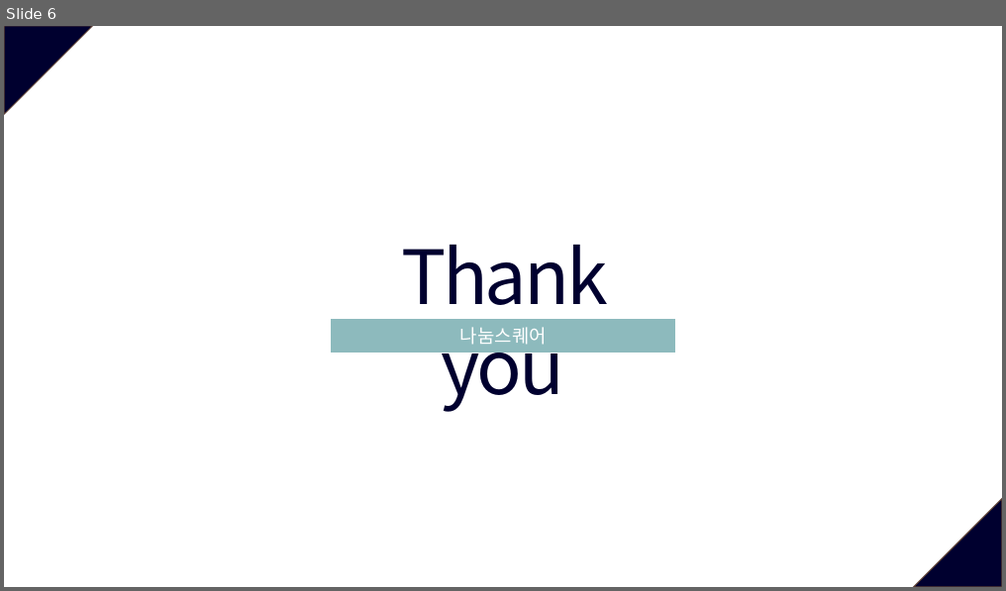
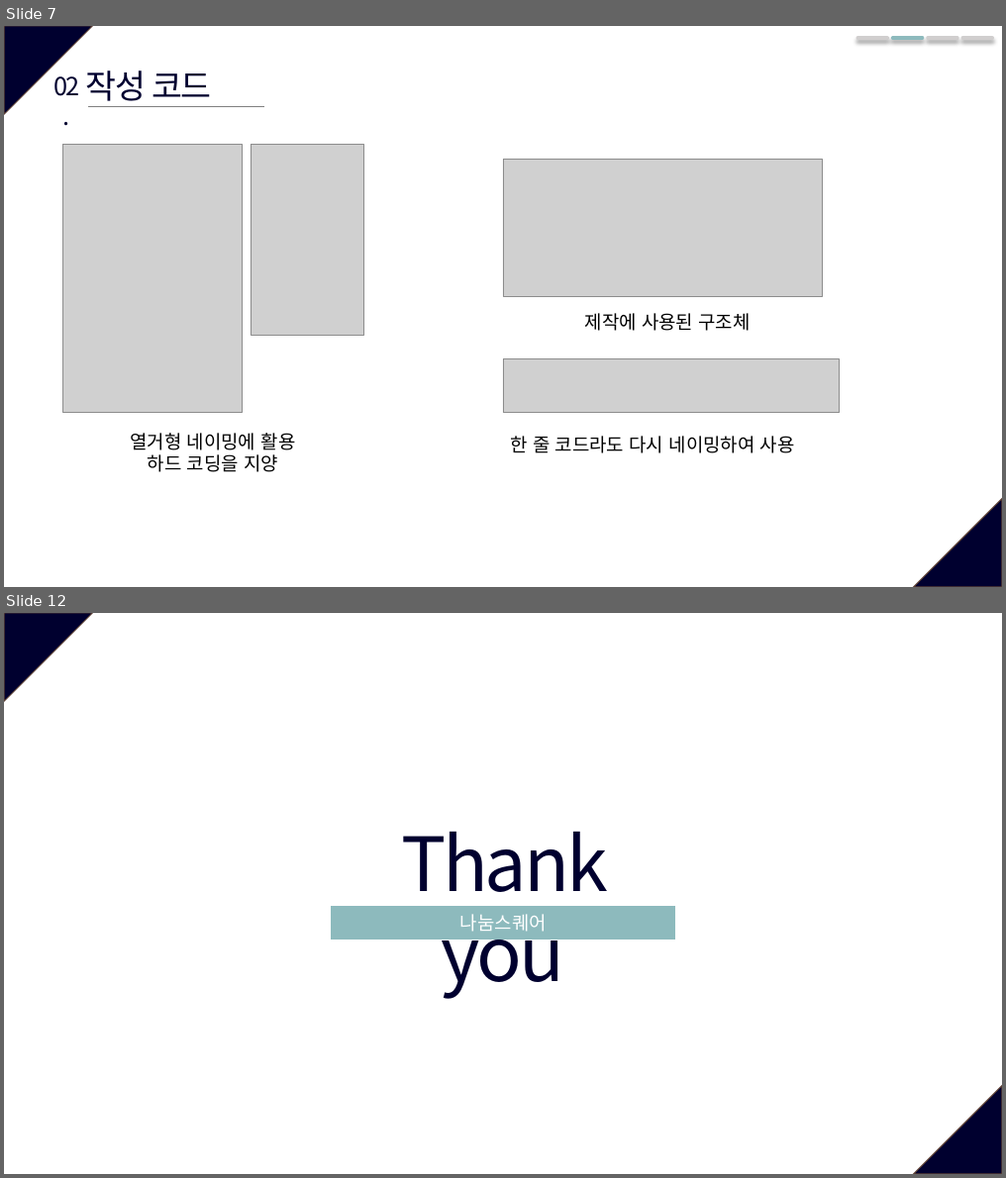
Before and after one commit to gitlin-i/c_console_game, a slide deck: 콘솔프로젝트_박석진/개발문서/발표자료_박석진.pptx. Shown one above the other, each under a label of ours: slide 6 before the commit, slides 7 and 12 after it; the slides between them are not shown. The pictures are 1006x591 and 1006x1178 pixels, drawn with LibreOffice and Linux fonts; fonts in the diff are those of the drawing; grey boxes stand for pictures. Boxes give left, top, right and bottom in pixels: in the first picture for what was removed or moved away, otherwise in the second. Text is boxed around its words. In the diff, an @@ line names an element or a change of style, - is before the commit and + after.

```diff
--- a/콘솔프로젝트_박석진/개발문서/발표자료_박석진.pptx
+++ b/콘솔프로젝트_박석진/개발문서/발표자료_박석진.pptx
@@ slide 7 added at [4, 26, 1002, 587], background #FFFFFF; not listed: 2 template elements that a slide beside it also shows @@
@@ line added from (858, 38) to (887, 38), #D0CECE 3.5 pt @@
@@ line added from (893, 38) to (923, 38), #8DBABD 3.5 pt @@
@@ line added from (928, 38) to (957, 38), #D0CECE 3.5 pt @@
@@ line added from (963, 38) to (992, 38), #D0CECE 3.5 pt @@
@@ text added at [54, 76, 79, 96], 24 pt, text #00002F @@
+02.
@@ text added at [86, 71, 211, 107], 32 pt, text #00002F @@
+작성 코드
@@ line added from (88, 107) to (264, 107), #808080 0.5 pt @@
@@ picture added at [63, 144, 242, 413] @@
@@ picture added at [251, 144, 363, 335] @@
@@ picture added at [503, 160, 823, 297] @@
@@ text added at [585, 313, 750, 331], 18 pt, text #000000 @@
+제작에 사용된 구조체
@@ picture added at [503, 360, 840, 413] @@
@@ text added at [130, 433, 296, 472], 18 pt, text #000000 @@
+열거형 네이밍에 활용
+하드 코딩을 지양
@@ text added at [510, 436, 795, 454], 18 pt, text #000000 @@
+한 줄 코드라도 다시 네이밍하여 사용
@@ what was slide 6 is now slide 12 @@
```
Also in this commit, not shown: 3 slides changed, 6 other slides added, 1 slide removed, 17 other files.
